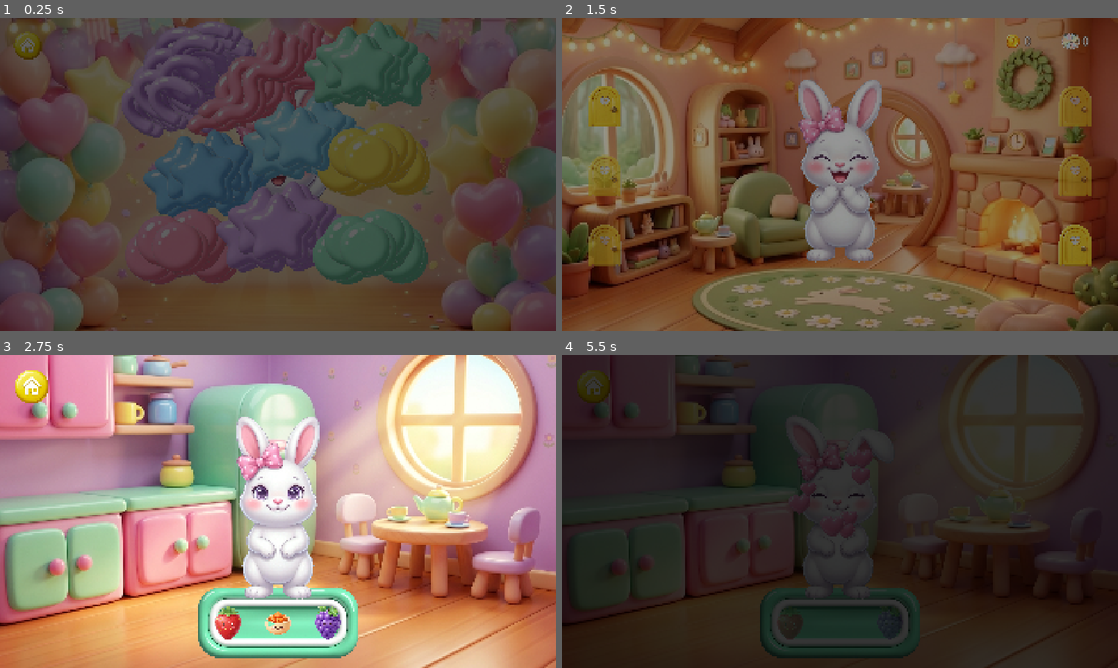
Above: before the commit, frames 1-4 (two rows, left to right).
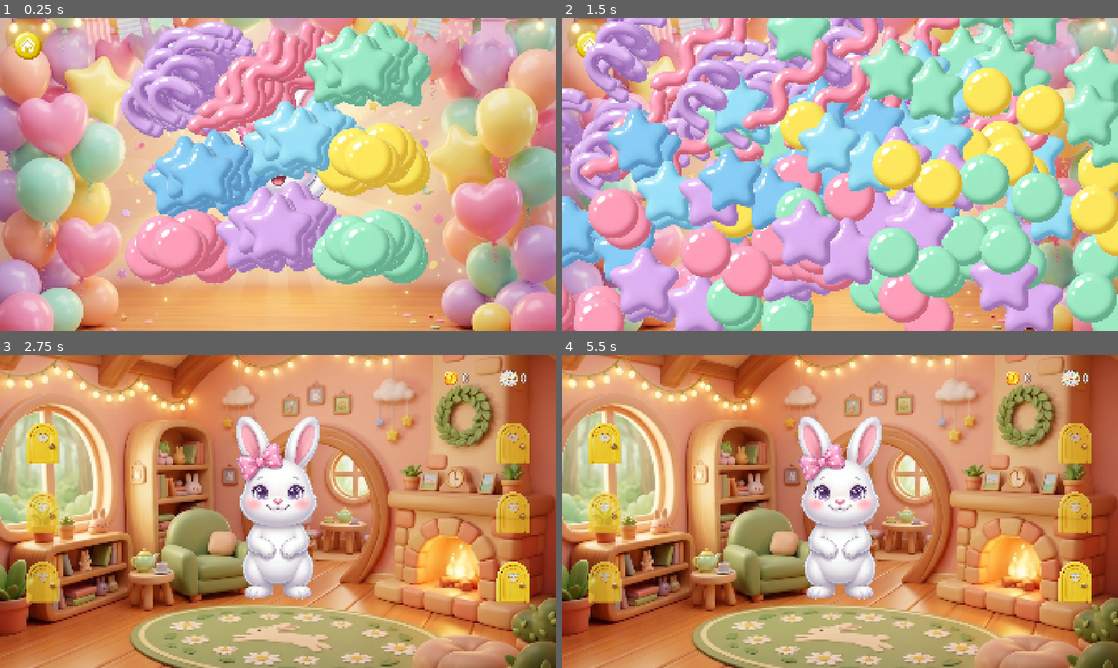
Above: after the commit, the same moments.

Repository: danielvm-git/big-quiqui-v2
Game: Godot game, scene res://scenes/celebracao.tscn
Two runs of this game, one before a commit and one after it. Both use one fixed random seed, a clock stepped at 60 frames per second and the inputs below. This scene is started directly instead of the project's main scene. Sound files missing from this copy of the repository are replaced by a short silence.
Inputs (mouse positions are in pixels of both pictures, inside the frame that each line leads up to):
- Up to frame 1 (0.25 s): no input
- Up to frame 2 (1.5 s): tap Enter at 0.5 s; drag from (840, 171) to (895, 105) at 0.52 s; drag from (606, 105) to (812, 237) at 1.27 s
- Up to frame 3 (2.75 s): move the mouse to (278, 508) at 2.02 s; tap Ctrl at 2.1 s; click (278, 508) at 2.17 s
- Up to frame 4 (5.5 s): drag from (789, 624) to (673, 464) at 2.77 s; drag from (840, 624) to (867, 511) at 3.52 s; drag from (890, 624) to (756, 433) at 4.27 s; move the mouse to (595, 386) at 5.02 s; hold Shift from 5.03 s (still down); click (595, 386) at 5.17 s

The runs differ from the first frame. In frame 1, 100% of the frame differs, in the area x 0-100%, y 0-100%; in frame 2, 100%; in frame 3, 88%; in frame 4, 100%.

Commit message:
feat(e07s02): the celebration holds and shows what she earned
The party is the payoff, so it no longer ends in one fade: it holds 1.8s, then a
coin and a ticket pop in at the head line before it goes home. The two icons are
art (MOUSE_FILTER_IGNORE, not hit targets) and match what the hub's HUD shows.
The frozen e07s02 contract and ADR-009 are updated to match what ships.

BUG-031. Tests: 411/411.

Diff:
--- a/game/scenes/celebracao.tscn
+++ b/game/scenes/celebracao.tscn
@@ -1,29 +1,31 @@
 [gd_scene format=3]
 
-[ext_resource type="Script" path="res://scripts/scenes/celebracao.gd" id="1_spqhu"]
-[ext_resource type="Texture2D" path="res://assets/art/backgrounds/bg_celebracao.jpg" id="2_400ij"]
-[ext_resource type="Script" path="res://scripts/components/quiqui_rig.gd" id="3_nnxic"]
-[ext_resource type="Script" path="res://scripts/components/tap_button.gd" id="4_bs8e6"]
-[ext_resource type="Texture2D" path="res://assets/art/ui/botao_casa.png" id="5_br0m1"]
-[ext_resource type="Texture2D" path="res://assets/art/efeitos/confete.png" id="6_rqg1j"]
+[ext_resource type="Script" path="res://scripts/scenes/celebracao.gd" id="1_nnxic"]
+[ext_resource type="Texture2D" path="res://assets/art/backgrounds/bg_celebracao.jpg" id="2_bs8e6"]
+[ext_resource type="Script" path="res://scripts/components/quiqui_rig.gd" id="3_br0m1"]
+[ext_resource type="Texture2D" path="res://assets/art/ui/moedinha.png" id="4_rqg1j"]
+[ext_resource type="Texture2D" path="res://assets/art/items/roda_fortuna.png" id="5_j75r2"]
+[ext_resource type="Script" path="res://scripts/components/tap_button.gd" id="6_uxsji"]
+[ext_resource type="Texture2D" path="res://assets/art/ui/botao_casa.png" id="7_4avtf"]
+[ext_resource type="Texture2D" path="res://assets/art/efeitos/confete.png" id="8_23st1"]
 
-[node name="Celebracao" type="Control" unique_id=1578574018]
+[node name="Celebracao" type="Control" unique_id=1614666947]
 layout_mode = 3
 anchors_preset = 0
 anchor_right = 1.0
 anchor_bottom = 1.0
-script = ExtResource("1_spqhu")
+script = ExtResource("1_nnxic")
 
-[node name="Background" type="TextureRect" parent="." unique_id=394098661 groups=["background"]]
+[node name="Background" type="TextureRect" parent="." unique_id=520047789 groups=["background"]]
 layout_mode = 0
 anchor_right = 1.0
 anchor_bottom = 1.0
 mouse_filter = 2
-texture = ExtResource("2_400ij")
+texture = ExtResource("2_bs8e6")
 expand_mode = 1
 stretch_mode = 6
 
-[node name="QuiQuiRig" type="Control" parent="." unique_id=247843338 groups=["rig"]]
+[node name="QuiQuiRig" type="Control" parent="." unique_id=745531806 groups=["rig"]]
 anchors_preset = 0
 anchor_left = 0.5
 anchor_top = 0.20592593
@@ -31,30 +33,62 @@
 anchor_bottom = 0.78
 offset_left = -320.0
 offset_right = 320.0
-script = ExtResource("3_nnxic")
+script = ExtResource("3_br0m1")
 
-[node name="HomeButton" type="Control" parent="." unique_id=814149809 groups=["hit_target"]]
+[node name="Coin" type="TextureRect" parent="." unique_id=132322065]
+visible = false
+layout_mode = 0
+anchor_left = 0.5
+anchor_top = 0.20592593
+anchor_right = 0.5
+anchor_bottom = 0.20592593
+offset_left = -111.0
+offset_top = -120.0
+offset_right = -15.0
+offset_bottom = -24.0
+mouse_filter = 2
+texture = ExtResource("4_rqg1j")
+expand_mode = 1
+stretch_mode = 5
+
+[node name="Ticket" type="TextureRect" parent="." unique_id=1242324922]
+visible = false
+layout_mode = 0
+anchor_left = 0.5
+anchor_top = 0.20592593
+anchor_right = 0.5
+anchor_bottom = 0.20592593
+offset_left = 15.0
+offset_top = -120.0
+offset_right = 111.0
+offset_bottom = -24.0
+mouse_filter = 2
+texture = ExtResource("5_j75r2")
+expand_mode = 1
+stretch_mode = 5
+
+[node name="HomeButton" type="Control" parent="." unique_id=730888777 groups=["hit_target"]]
 anchors_preset = 0
 offset_left = 36.0
 offset_top = 36.0
 offset_right = 156.0
 offset_bottom = 156.0
-script = ExtResource("4_bs8e6")
+script = ExtResource("6_uxsji")
 
-[node name="Art" type="TextureRect" parent="HomeButton" unique_id=1269719640]
+[node name="Art" type="TextureRect" parent="HomeButton" unique_id=734979857]
 layout_mode = 0
 anchor_right = 1.0
 anchor_bottom = 1.0
 mouse_filter = 2
-texture = ExtResource("5_br0m1")
+texture = ExtResource("7_4avtf")
 expand_mode = 1
 stretch_mode = 5
 
-[node name="Confetti" type="CPUParticles2D" parent="." unique_id=69855732]
+[node name="Confetti" type="CPUParticles2D" parent="." unique_id=1082110800]
 z_index = 30
 emitting = false
 amount = 24
-texture = ExtResource("6_rqg1j")
+texture = ExtResource("8_23st1")
 lifetime = 1.6
 one_shot = true
 explosiveness = 1.0
--- a/game/scripts/scenes/celebracao.gd
+++ b/game/scripts/scenes/celebracao.gd
@@ -14,12 +14,24 @@
 const MUSIC_PATH: String = "res://assets/audio/music/tema_principal.ogg"
 const VOICE_PATH: String = "res://assets/audio/voice/celebrate_parabens.ogg"
 
+## The party is the payoff of the whole cycle, so it is not a single fade: it holds long
+## enough for a four-year-old to see the confetti settle and the reward arrive, then goes
+## home by itself. `advance()` is the only clock (no timers), so tests drive it exactly.
+const HOLD_SEC: float = 1.8
+## The reveal waits for the voice to start, then pops in over `REVEAL_POP_SEC`.
+const REVEAL_LEAD_SEC: float = 0.35
+const REVEAL_POP_SEC: float = 0.5
+const REVEAL_START_SCALE: float = 0.4
+
 @onready var rig: QuiQuiRig = $QuiQuiRig as QuiQuiRig
 @onready var confetti: CPUParticles2D = $Confetti as CPUParticles2D
+@onready var coin: TextureRect = get_node_or_null("Coin") as TextureRect
+@onready var ticket: TextureRect = get_node_or_null("Ticket") as TextureRect
 
 var credited_cycle: int = -1
 var paid_coins: int = 0
 var paid_tickets: int = 0
+var revealed: bool = false
 var manual_step: bool = false
 
 var _clock_sec: float = 0.0
@@ -34,10 +46,10 @@
 	_play_music_once()
 	_play_stream("play_voice", VOICE_PATH)
 	_log("scene.ready", {"scene": "celebracao"})
-	# Close if we can, and leave either way: every other room returns to the hub by
-	# itself, and a celebration that only escapes through the corner button is a trap.
+	# Close if we can, then hold: every other room returns to the hub by itself, and a
+	# celebration that only escapes through the corner button is a trap.
 	close_cycle()
-	_leave()
+	_hide_reward()
 
 
 func _process(delta: float) -> void:
@@ -46,11 +58,40 @@
 	advance(delta)
 
 
-## The party's clock. Nothing reads it yet: the scene closes and leaves in `_ready`, and the
-## deferred hold + reward reveal (ADR-009 2 and 6, BUG-031) is what will consume it, through
-## this seam and `manual_step`, not through wall-clock timers.
+## The party's clock: reveals the reward, then goes home once `HOLD_SEC` has passed. Driven
+## by `_process` in play and by tests through `manual_step`, so nobody waits on wall time.
 func advance(delta: float) -> void:
 	_clock_sec += maxf(delta, 0.0)
+	_reveal_progress()
+	if _clock_sec >= HOLD_SEC:
+		_leave()
+
+
+## What she earned, shown without a word: one coin and one ticket pop out of the burst.
+## Nothing to read, nothing to tap (they ignore the mouse), and the hub's HUD still owns
+## the exact totals.
+func _reveal_progress() -> void:
+	var elapsed: float = _clock_sec - REVEAL_LEAD_SEC
+	if elapsed < 0.0:
+		return
+	if not revealed:
+		revealed = true
+		_log("celebrate.reveal", {"coins": paid_coins, "tickets": paid_tickets})
+	var ratio: float = clampf(elapsed / REVEAL_POP_SEC, 0.0, 1.0)
+	var eased: float = 1.0 - pow(1.0 - ratio, 3.0)
+	for icon: TextureRect in [coin, ticket]:
+		if icon == null:
+			continue
+		icon.visible = true
+		icon.pivot_offset = icon.size * 0.5
+		icon.modulate.a = clampf(ratio * 2.0, 0.0, 1.0)
+		icon.scale = Vector2.ONE * lerpf(REVEAL_START_SCALE, 1.0, eased)
+
+
+func _hide_reward() -> void:
+	for icon: TextureRect in [coin, ticket]:
+		if icon != null:
+			icon.visible = false
 
 
 ## Closes the cycle: `CELEBRATE -> IDLE` through the loop's own machine, which is also
@@ -77,7 +118,6 @@
 		paid_coins = int(progress.call("get_coins"))
 		paid_tickets = int(progress.call("get_tickets"))
 	_log("celebrate.closed", {"coins": paid_coins, "tickets": paid_tickets, "cycle": cycle})
-	_leave()
 	return true
 
 
--- a/game/tests/helpers/cycle_e2e_test_case.gd
+++ b/game/tests/helpers/cycle_e2e_test_case.gd
@@ -102,9 +102,14 @@
 	_deliver(control, TouchSim.tap_events(control, true))
 
 
+## Steps the transition machine **and** the mounted stage's own clock: every room in this
+## project advances through `advance(delta)` (the celebration holds for HOLD_SEC before it
+## goes home), so a manual-step test must drive both or the party never ends.
 func _follow() -> void:
 	for step: int in range(STEPS):
 		sm.advance(STEP_SEC)
+		if stage != null and stage.has_method("advance"):
+			stage.call("advance", STEP_SEC)
 	await _settle()
 
 
--- a/game/tests/integration/test_celebracao_scene.gd
+++ b/game/tests/integration/test_celebracao_scene.gd
@@ -46,6 +46,12 @@
 
 func _tap(control: Control) -> void:
 	_deliver(control, TouchSim.tap_events(control, true))
+
+
+## The party holds for HOLD_SEC and then leaves by itself; in tests the scene's clock is
+## stepped by hand (`manual_step`), so "the party is over" is an explicit call.
+func _end_party() -> void:
+	scene.advance(CelebrationScene.HOLD_SEC)
 
 
 func _mount(size: Vector2i = GeometryOracle.DESKTOP_16_9) -> CelebrationScene:
@@ -79,7 +85,11 @@
 	assert_eq(pm.call("get_tickets"), pm.CYCLE_TICKETS_REWARD)
 	assert_eq(int(pm.data.completed_cycles), 1, "the counter moved with the reward")
 	assert_eq(str(clm.call("state_id")), CareSteps.IDLE, "the cycle closed")
-	assert_eq(requested, [CASA_PATH], "the Casa is requested once")
+	assert_eq(requested, [], "and the party is still on: the child gets to see it")
+
+	_end_party()
+
+	assert_eq(requested, [CASA_PATH], "then the Casa is requested once")
 
 
 # ── SC-E07-P0-08 re-entering the same cycle pays nothing ──────────────────
@@ -92,8 +102,10 @@
 	await wait_process_frames(3)
 	assert_eq(pm.call("get_coins"), pm.CYCLE_COINS_REWARD)
 
+	_end_party()
 	scene.queue_free()
 	scene = null
+	requested = []
 	_mount()
 	await wait_process_frames(3)
 
@@ -146,6 +158,9 @@
 func test_the_celebration_leaves_even_when_the_cycle_was_not_open() -> void:
 	_mount()
 	await wait_process_frames(3)
+	assert_eq(requested, [], "the party holds first")
+
+	_end_party()
 
 	assert_eq(requested, [CASA_PATH], "the only exit is not a 120 px corner button")
 
@@ -188,5 +203,51 @@
 	_tap(scene.get_node("HomeButton") as TapButton)
 
 	assert_eq(requested, [CASA_PATH], "the Casa is requested once, early or late")
+	_end_party()
+	assert_eq(requested, [CASA_PATH], "and the hold does not request it again")
 	assert_eq(pm.call("get_coins"), pm.CYCLE_COINS_REWARD, "and nothing was paid twice")
 	assert_eq(int(pm.data.completed_cycles), 1)
+
+
+# ── SC-E07-P1-18 the reward is revealed, and the party holds (BUG-031) ────
+
+
+func test_the_party_holds_then_shows_what_she_earned() -> void:
+	_walk_to_celebrate()
+	_mount()
+	await wait_process_frames(3)
+
+	assert_false(scene.revealed, "the burst lands first")
+	assert_false(scene.coin.visible, "the coin is hidden at the start")
+	assert_false(scene.ticket.visible)
+
+	scene.advance(CelebrationScene.REVEAL_LEAD_SEC + CelebrationScene.REVEAL_POP_SEC)
+
+	assert_true(scene.revealed, "then the reward arrives")
+	assert_true(scene.coin.visible, "one coin")
+	assert_true(scene.ticket.visible, "one ticket")
+	assert_almost_eq(scene.coin.modulate.a, 1.0, 0.01, "at full opacity")
+	assert_almost_eq(scene.coin.scale.x, 1.0, 0.01, "and full size")
+	assert_eq(requested, [], "while the party is still on")
+
+
+func test_the_reward_icons_are_art_not_buttons() -> void:
+	_mount()
+	await wait_process_frames(3)
+	for icon: TextureRect in [scene.coin, scene.ticket]:
+		assert_not_null(icon, "the generated scene declares it")
+		assert_eq(icon.mouse_filter, Control.MOUSE_FILTER_IGNORE, "%s is not a target" % icon.name)
+		assert_false(icon.is_in_group("hit_target"), "%s never joins the hit targets" % icon.name)
+
+
+func test_the_party_leaves_by_itself_after_the_hold() -> void:
+	_walk_to_celebrate()
+	_mount()
+	await wait_process_frames(3)
+	var half: float = CelebrationScene.HOLD_SEC * 0.5
+
+	scene.advance(half)
+	assert_eq(requested, [], "halfway through: still on")
+
+	scene.advance(half + 0.01)
+	assert_eq(requested, [CASA_PATH], "and then home, once")
--- a/game/tools/build_celebracao_scene.gd
+++ b/game/tools/build_celebracao_scene.gd
@@ -10,11 +10,17 @@
 const BG_PATH: String = "res://assets/art/backgrounds/bg_celebracao.jpg"
 const HOME_ART: String = "res://assets/art/ui/botao_casa.png"
 const CONFETTI_ART: String = "res://assets/art/efeitos/confete.png"
+## The same two icons the hub's HUD uses, so the party and the counter tell one story.
+const COIN_ART: String = "res://assets/art/ui/moedinha.png"
+const TICKET_ART: String = "res://assets/art/items/roda_fortuna.png"
 
 const RIG_WIDTH: float = 640.0
 const RIG_HEIGHT_RATIO: float = 620.0 / 1080.0
 const FEET_RATIO: float = 0.78
 const INSET: float = 36.0
+const REWARD_SIZE: Vector2 = Vector2(96.0, 96.0)
+const REWARD_GAP: float = 30.0
+const REWARD_LIFT: float = 24.0
 
 
 func _init() -> void:
@@ -24,6 +30,8 @@
 	root.set_script(load(SCENE_SCRIPT))
 	root.add_child(_art("Background", BG_PATH, "background", true))
 	_add_rig(root)
+	_add_reward(root, "Coin", COIN_ART, -1.0)
+	_add_reward(root, "Ticket", TICKET_ART, 1.0)
 	_add_home(root)
 	root.add_child(_confetti())
 	var saved: bool = SceneBuilder.pack_and_save(root, SCENE_PATH, "build_celebracao_scene")
@@ -46,6 +54,24 @@
 		)
 	)
 	root.add_child(rig)
+
+
+## The reward icons sit at the head line, one each side, hidden until the scene reveals them.
+## `side` is -1 for the coin (left of the head) and +1 for the ticket. They are art, not
+## targets: they ignore the mouse and never join the `hit_target` group.
+func _add_reward(root: Control, node_name: String, path: String, side: float) -> void:
+	var icon: TextureRect = _art(node_name, path, "", false)
+	icon.visible = false
+	var head_ratio: float = FEET_RATIO - RIG_HEIGHT_RATIO
+	var inner: float = REWARD_GAP * 0.5
+	var outer: float = inner + REWARD_SIZE.x
+	var left: float = -outer if side < 0.0 else inner
+	var right: float = -inner if side < 0.0 else outer
+	var bottom: float = -REWARD_LIFT
+	SceneBuilder.pin(
+		icon, Vector4(0.5, head_ratio, 0.5, head_ratio), Vector4(left, bottom - REWARD_SIZE.y, right, bottom)
+	)
+	root.add_child(icon)
 
 
 func _add_home(root: Control) -> void:
Not shown, changed: specs/adr/ADR-009-care-cycle-money-dwell-and-voice-gaps.md
Not shown, changed: specs/bugs/BUG-031-celebration-shows-no-reward.md
Not shown, changed: specs/epics/archive/e07-sleep-and-celebration-scenes/e07s02.md
Not shown, changed: specs/tech-architecture/DESIGN_PLAN_LATEST.md
Not shown, changed: specs/verifications/POSTEPIC-e07-2026-11-06.md
